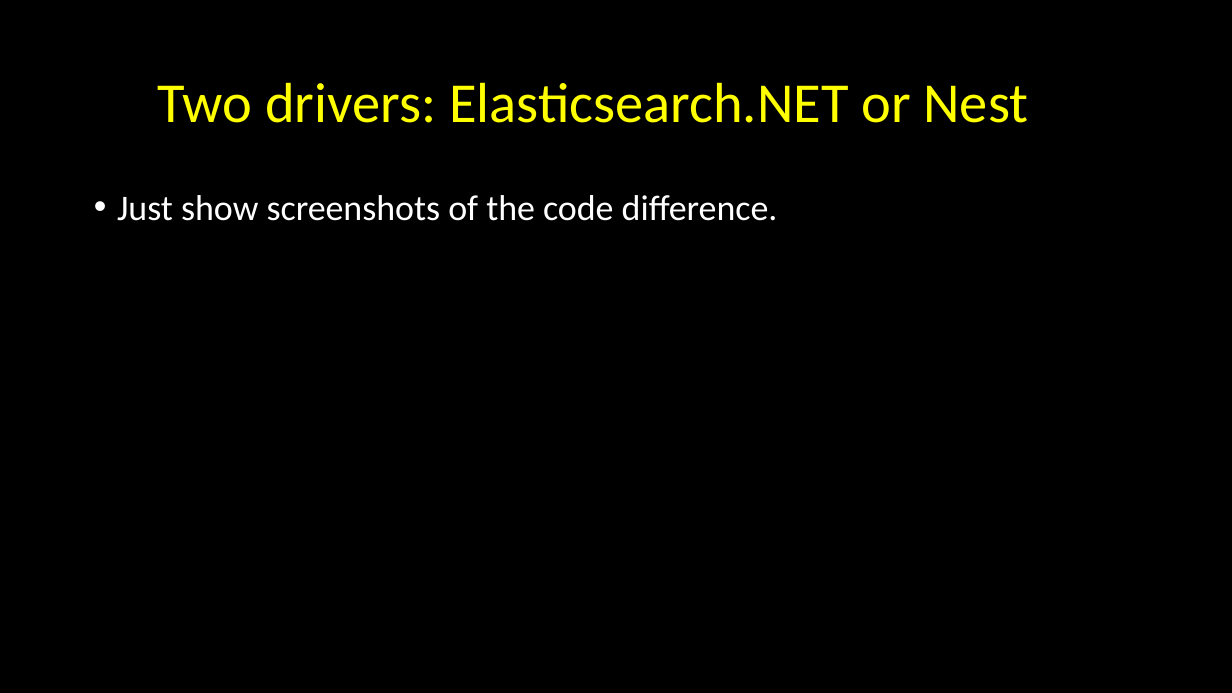
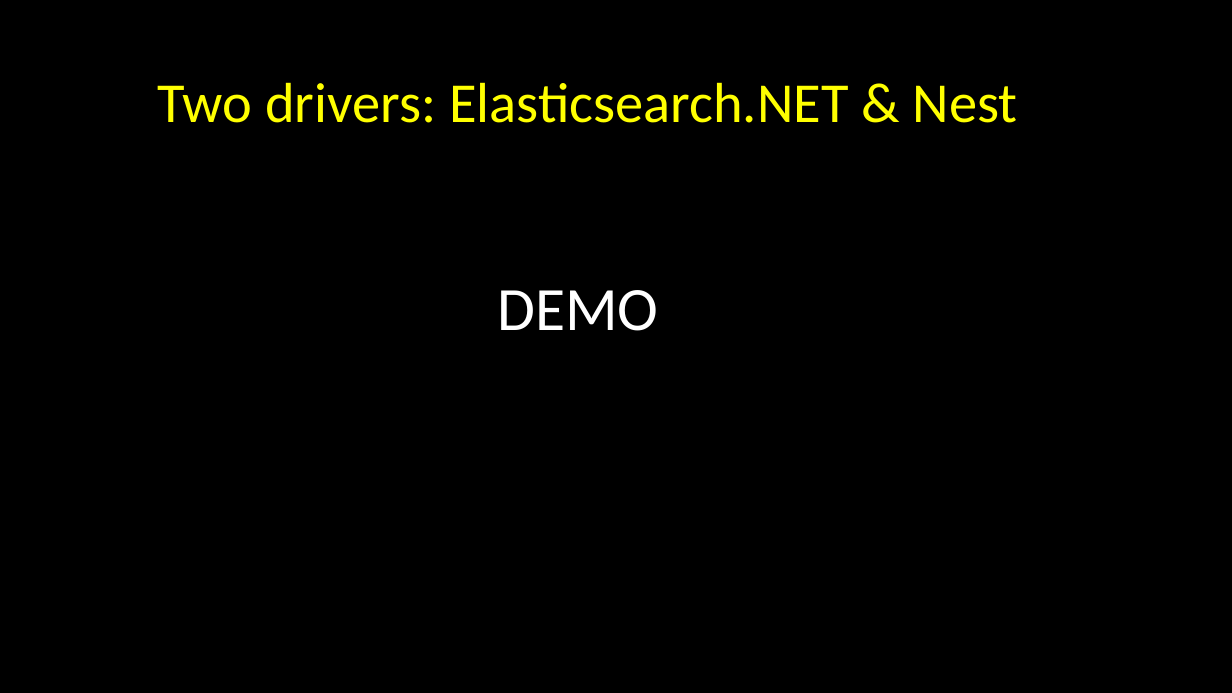
Before and after one commit to davidjeet/Elasticsearch-for-developers-Prarie-Developer-Conference, a slide deck: slide 34 of Elasticsearch - April 2016.pptx. Drawn at 1232x693 pixels with LibreOffice and Linux fonts; fonts in the diff are those of the drawing; background and template pictures are left out. Boxes give left, top, right and bottom in pixels: in the first picture for what was removed or moved away, otherwise in the second. Text is boxed around its words. In the diff, an @@ line names an element or a change of style, - is before the commit and + after.

```diff
--- a/Elasticsearch - April 2016.pptx
+++ b/Elasticsearch - April 2016.pptx
@@ title at [158, 82, 1018, 123]: text changed @@
-Two drivers: Elasticsearch.NET or Nest
+Two drivers: Elasticsearch.NET & Nest
@@ text removed at [117, 195, 778, 221] @@
-• Just show screenshots of the code difference.
@@ text added at [497, 290, 658, 331], 48 pt, text #FFFFFF @@
+DEMO
```
Also in this commit, not shown: 1 other slide changed, 1 slide added, 1 slide removed, 10 other files.
